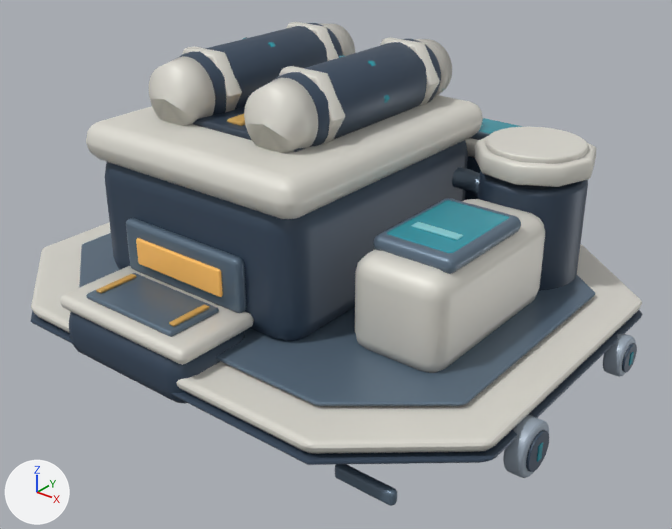
Two versions of the glTF model space-battleship/assets/galaxy/v3/buildings/interstellar_refinery/interstellar_refinery_lv4.glb, one commit apart.
Before and after are seen from a camera (50 mm lens) standing at (7.1, -8.63, 6.43) and looking at (0.33, -0.18, 1.18). Every picture has the same lights, and +X, +Y and +Z are marked at lower left. The older version comes first. Where no turn or scale is listed for an object, it has been applied to the vertices. Vertices at exactly the same position are counted once.

Before the edit, the objects in view are built like this:
```python
me_floatingnavyhull_003 = bpy.data.meshes.new('FloatingNavyHull.003')
me_floatingnavyhull_003.from_pydata(...)  # 6672 vertices, 13128 faces; spans x -3.85..3.85, y -3.07..3.05, z 0.0..3.79
# faces by material slot: [3668, 3068, 1764, 1708, 1416, 940, 188, 376]
me_floatingnavyhull_003.materials.append(mat_galaxytoonnavy)
me_floatingnavyhull_003.materials.append(mat_galaxytoonarmor)
me_floatingnavyhull_003.materials.append(mat_galaxytoonmetal)
me_floatingnavyhull_003.materials.append(mat_galaxytoonpanel)
me_floatingnavyhull_003.materials.append(mat_galaxytoonglass)
me_floatingnavyhull_003.materials.append(mat_galaxytoonmark)
me_floatingnavyhull_003.materials.append(mat_galaxytoonamber)
me_floatingnavyhull_003.materials.append(mat_galaxytoonreflection)
ob_structure = bpy.data.objects.new('Structure', me_floatingnavyhull_003)
ob_structure.location = (0.0, 0.01, 0.0)
```
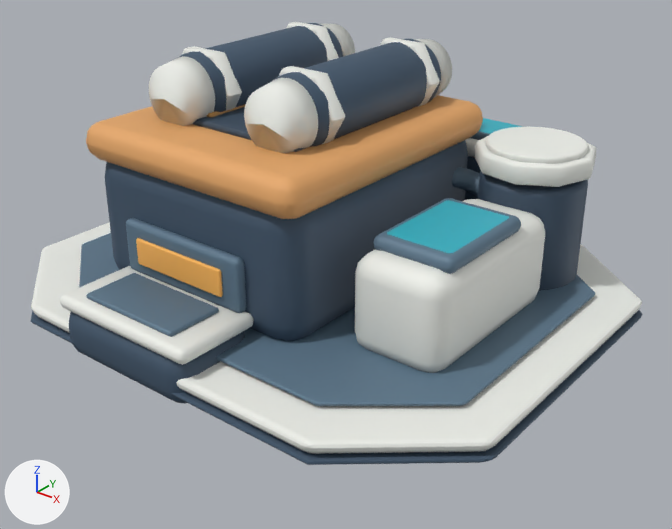
Edits to the bpy script that builds the scene:
```text
Add mat_galaxytoonfoundry:
    mat_galaxytoonfoundry = bpy.data.materials.new('GalaxyToonFoundry')
    mat_galaxytoonfoundry.use_nodes = True; mat_galaxytoonfoundry.node_tree.nodes.clear()
    _N = mat_galaxytoonfoundry.node_tree.nodes; _L = mat_galaxytoonfoundry.node_tree.links
    n0 = _N.new('ShaderNodeBsdfPrincipled'); n0.name = 'Principled BSDF'
    n0.inputs[1].default_value = 0.08  # 'Metallic'
    n0.inputs[2].default_value = 0.62  # 'Roughness'
    n1 = _N.new('ShaderNodeOutputMaterial'); n1.name = 'Material Output'
    n2 = _N.new('ShaderNodeVertexColor'); n2.name = 'Color Attribute'
    _L.new(n0.outputs[0], n1.inputs[0])  # 'BSDF' to 'Surface'
    _L.new(n2.outputs[0], n0.inputs[0])  # 'Color' to 'Base Color'
Change me_floatingnavyhull_003:
    used by ob_structure; location = (0.0, 0.01, 0.0)
    remove me_floatingnavyhull_003.from_pydata(...)  # 6672 vertices, 13128 faces; spans x -3.85..3.85, y -3.07..3.05, z 0.0..3.79
    add me_floatingnavyhull_003.from_pydata(...)  # 3936 vertices, 7732 faces; spans x -3.67..3.67, y -3.07..3.05, z 0.0..3.79
    me_floatingnavyhull_003 part 1: the loose piece of 96 vertices spanning x -1.33..-1.07, y -1.02..1.02, z 3.06..3.13 is scaled about its middle by (1.61, 1, 1.4), then moved by (0.05, 0.0, 0.0)
    me_floatingnavyhull_003 part 2: 21 loose pieces with 2736 vertices, spanning x -3.85..3.85, y -2.78..2.42, z 0.09..3.75, are deleted
    me_floatingnavyhull_003 part 3: 7356 kept faces spanning x -3.67..3.67, y -3.07..3.05, z 0.0..3.79 get new vertex colours
    me_floatingnavyhull_003 part 4: 188 faces spanning x -2.29..1.19, y -2.0..2.0, z 2.53..3.01 switch from mat_galaxytoonarmor to mat_galaxytoonfoundry
    other edits to the shape of me_floatingnavyhull_003 do not show in these pictures
    remove me_floatingnavyhull_003.materials.append(mat_galaxytoonreflection)
```

Changed parts and their boxes (x1, y1, x2, y2) in the pictures (672 x 529 px; the box of a moved part takes in the faces that stretch with it):
'Structure', reshaped (8% shorter)
    before: (31, 22, 643, 506)
    after: (31, 22, 643, 465)
part 1 of me_floatingnavyhull_003, moved or reshaped (not visible before)
    after: (207, 104, 246, 117)
part 2 of me_floatingnavyhull_003, deleted
    before: (96, 37, 637, 506)
part 3 of me_floatingnavyhull_003, recoloured
    both: (31, 22, 642, 465)
part 4 of me_floatingnavyhull_003, recoloured (grey to orange)
    both: (86, 95, 483, 219)
